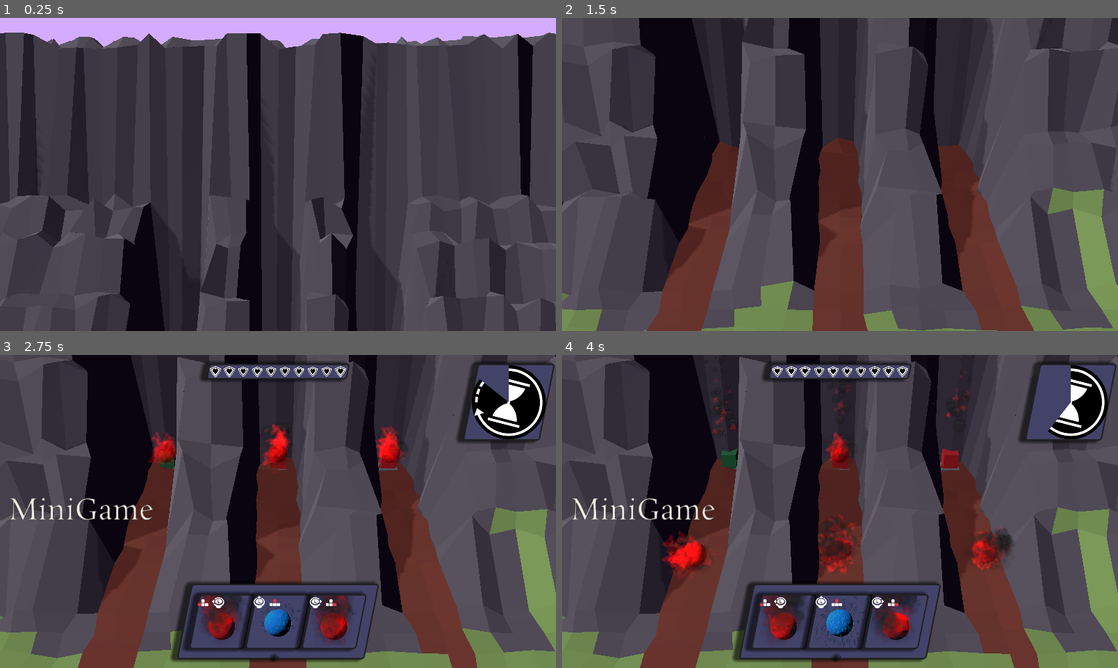
Above: before the commit, frames 1-4 (two rows, left to right).
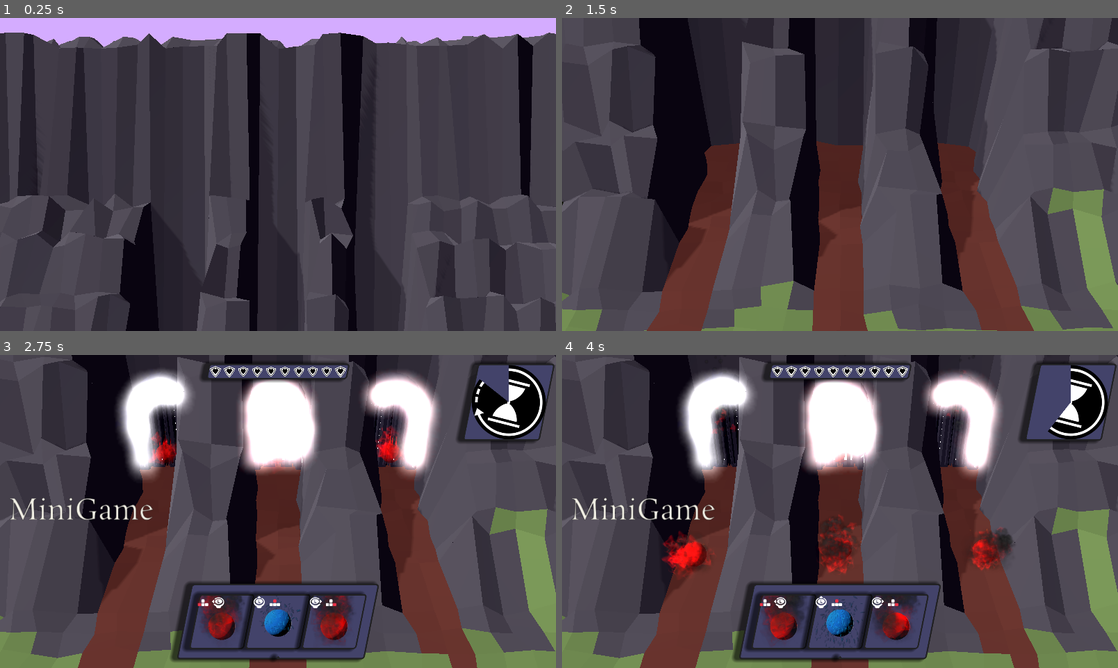
Above: after the commit, the same moments.

Repository: emmdie/3m5Jam2024_1
Game: Godot game, scene res://Scenes/game.tscn
Same seed, same stepped clock (60 frames per second), same inputs: the game is played once before the commit and once after it.
Inputs (mouse positions are in pixels of both pictures, inside the frame that each line leads up to):
- Up to frame 1 (0.25 s): no input
- Up to frame 2 (1.5 s): move the mouse to (962, 158) at 0.52 s; hold D (minigame_Right) 0.53-1.28 s; hold J (select_0) 0.53-1.28 s; move the mouse to (728, 190) at 1.27 s; hold S (minigame_Down) from 1.28 s (still down); tap K (select_1) at 1.35 s
- Up to frame 3 (2.75 s): move the mouse to (333, 442) at 2.02 s; release S (minigame_Down) at 2.03 s; hold D (minigame_Right) from 2.03 s (still down); hold L (select_2) from 2.03 s (still down)
- Up to frame 4 (4 s): move the mouse to (812, 574) at 2.77 s; release D (minigame_Right) at 2.78 s; release L (select_2) at 2.78 s; hold W (minigame_Up) 2.78-3.53 s; tap Left (summon_lane_0) at 2.85 s; move the mouse to (1006, 558) at 3.52 s; hold A (minigame_Left) from 3.53 s (still down); hold Up (summon_lane_1) from 3.53 s (still down)

The runs differ from the first frame. In frame 1, 0.9% of the frame differs, in the area x 6-98%, y 4-100%; in frame 2, 1.3%; in frame 3, 10%, in the area x 7-100%, y 0-95%; in frame 4, 10%.

Commit message:
add nice doors

Diff:
--- a/Scenes/units/tower/fire.tscn
+++ b/Scenes/units/tower/fire.tscn
@@ -1,13 +1,8 @@
 [gd_scene load_steps=3 format=3 uid="uid://cqhediecnloxu"]
 
 [ext_resource type="PackedScene" uid="uid://ckga2ynp7lmds" path="res://Scenes/units/tower/tower.tscn" id="1_gnoo5"]
-
-[sub_resource type="StandardMaterial3D" id="StandardMaterial3D_8nura"]
-albedo_color = Color(0.835067, 0.253091, 0.247173, 1)
+[ext_resource type="PackedScene" uid="uid://cyu2ql63gnts1" path="res://Assets/3d_objects/firedoor.glb" id="2_df2u1"]
 
 [node name="Tower" instance=ExtResource("1_gnoo5")]
 
-[node name="Tower" type="CSGBox3D" parent="CSGBox3D" index="0"]
-transform = Transform3D(1, 0, 0, 0, 1, 0, 0, 0, 1, 0, 0.502854, 0)
-size = Vector3(0.8, 1.04184, 0.8)
-material = SubResource("StandardMaterial3D_8nura")
+[node name="firedoor" parent="." index="0" instance=ExtResource("2_df2u1")]
--- a/Scenes/units/tower/plant.tscn
+++ b/Scenes/units/tower/plant.tscn
@@ -1,14 +1,9 @@
 [gd_scene load_steps=3 format=3 uid="uid://ctfk4brlgutyo"]
 
 [ext_resource type="PackedScene" uid="uid://ckga2ynp7lmds" path="res://Scenes/units/tower/tower.tscn" id="1_imvqp"]
-
-[sub_resource type="StandardMaterial3D" id="StandardMaterial3D_tab1k"]
-albedo_color = Color(0.256787, 0.566273, 0.329468, 1)
+[ext_resource type="PackedScene" uid="uid://bcgea1dix0m0" path="res://Assets/3d_objects/plantdoor.glb" id="2_rl2bi"]
 
 [node name="Tower" instance=ExtResource("1_imvqp")]
 element = 2
 
-[node name="Tower" type="CSGBox3D" parent="CSGBox3D" index="0"]
-transform = Transform3D(1, 0, 0, 0, 1, 0, 0, 0, 1, 0, 0.502854, 0)
-size = Vector3(0.8, 1.04184, 0.8)
-material = SubResource("StandardMaterial3D_tab1k")
+[node name="plantdoor" parent="." index="0" instance=ExtResource("2_rl2bi")]
--- a/Scenes/units/tower/tower.tscn
+++ b/Scenes/units/tower/tower.tscn
@@ -4,7 +4,3 @@
 
 [node name="Tower" type="Node3D"]
 script = ExtResource("1_yehra")
-
-[node name="CSGBox3D" type="CSGBox3D" parent="."]
-transform = Transform3D(1, 0, 0, 0, 1, 0, 0, 0, 1, 0, -0.2, -0.5)
-size = Vector3(1, 0.4, 1)
--- a/Scenes/units/tower/water.tscn
+++ b/Scenes/units/tower/water.tscn
@@ -1,14 +1,9 @@
 [gd_scene load_steps=3 format=3 uid="uid://egfoiv6ftl"]
 
 [ext_resource type="PackedScene" uid="uid://ckga2ynp7lmds" path="res://Scenes/units/tower/tower.tscn" id="1_uqmxn"]
-
-[sub_resource type="StandardMaterial3D" id="StandardMaterial3D_dqdwb"]
-albedo_color = Color(0.369612, 0.468394, 0.789859, 1)
+[ext_resource type="PackedScene" uid="uid://dojb5vd4nidan" path="res://Assets/3d_objects/waterdoor.glb" id="2_ydvhi"]
 
 [node name="Tower" instance=ExtResource("1_uqmxn")]
 element = 1
 
-[node name="Tower" type="CSGBox3D" parent="CSGBox3D" index="0"]
-transform = Transform3D(1, 0, 0, 0, 1, 0, 0, 0, 1, 0, 0.502854, 0)
-size = Vector3(0.8, 1.04184, 0.8)
-material = SubResource("StandardMaterial3D_dqdwb")
+[node name="waterdoor" parent="." index="0" instance=ExtResource("2_ydvhi")]
Binary file changed: Assets/3d_objects/3m5jam11.glb
Binary file added: Assets/3d_objects/firedoor.glb
Not shown, added: Assets/3d_objects/firedoor.glb.import
Binary file added: Assets/3d_objects/firedoor_cc-29-8x.png
Not shown, added: Assets/3d_objects/firedoor_cc-29-8x.png.import
Binary file added: Assets/3d_objects/plantdoor.glb
Not shown, added: Assets/3d_objects/plantdoor.glb.import
Binary file added: Assets/3d_objects/plantdoor_cc-29-8x.png
Not shown, added: Assets/3d_objects/plantdoor_cc-29-8x.png.import
Binary file added: Assets/3d_objects/waterdoor.glb
Not shown, added: Assets/3d_objects/waterdoor.glb.import
Binary file added: Assets/3d_objects/waterdoor_cc-29-8x.png
(and 2 more such lines)
